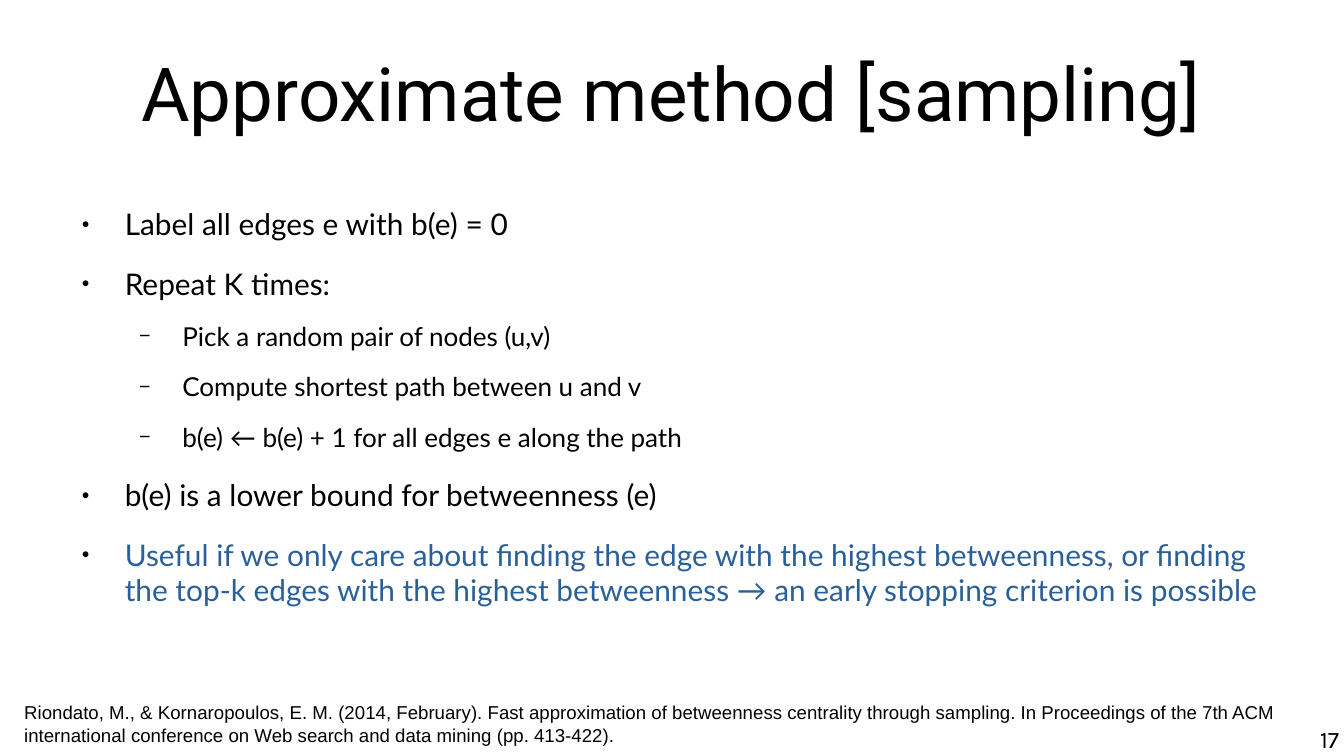
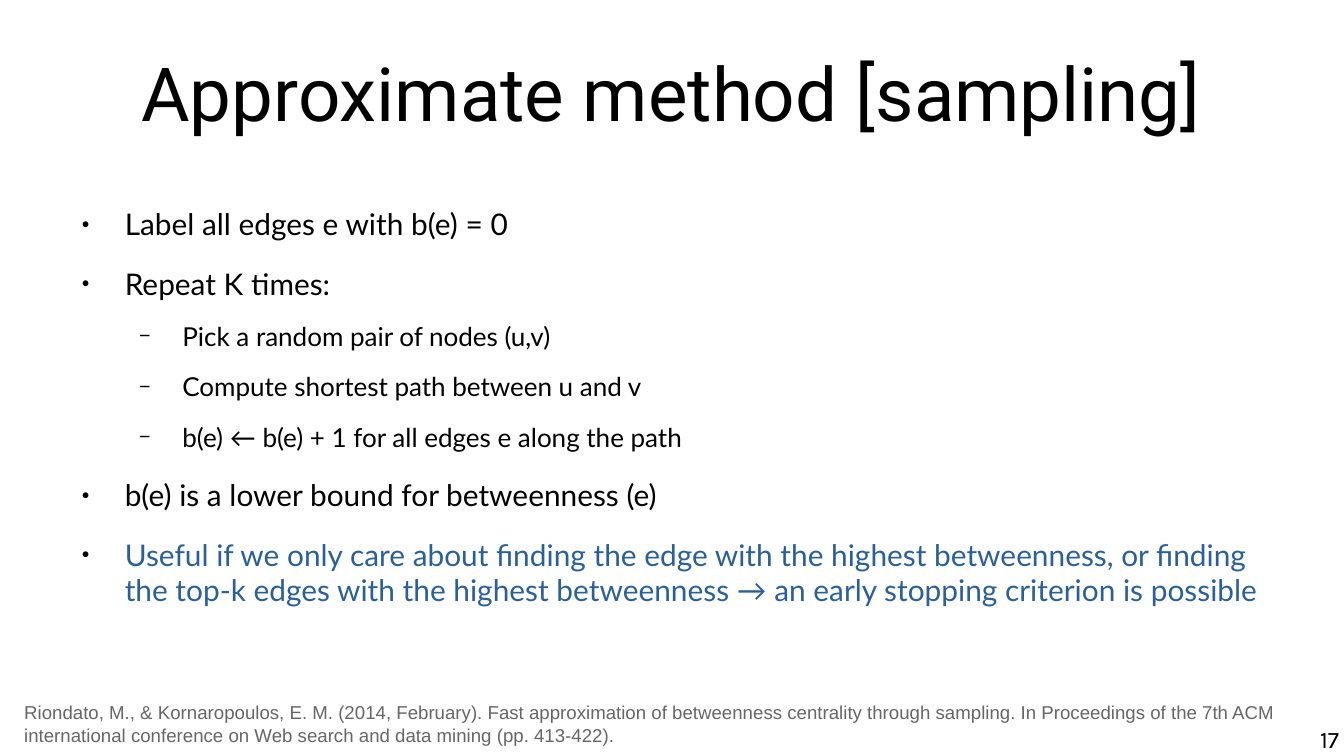
Before and after one commit to chatox/networks-science-course, a slide deck: slide 17 of theory/odp/tt07-betweenness.odp. Drawn at 1344x756 pixels with LibreOffice and Linux fonts; fonts in the diff are those of the drawing. Boxes give left, top, right and bottom in pixels: in the first picture for what was removed or moved away, otherwise in the second. Text is boxed around its words. In the diff, an @@ line names an element or a change of style, - is before the commit and + after.

```diff
--- a/theory/odp/tt07-betweenness.odp
+++ b/theory/odp/tt07-betweenness.odp
@@ text "Riondato, M., & Kornaropoulos, E. ..." at box(24, 705, 1273, 746): text colour #000000 to #666666 @@
```
Also in this commit, not shown: 3 other slides changed, 3 other files.
